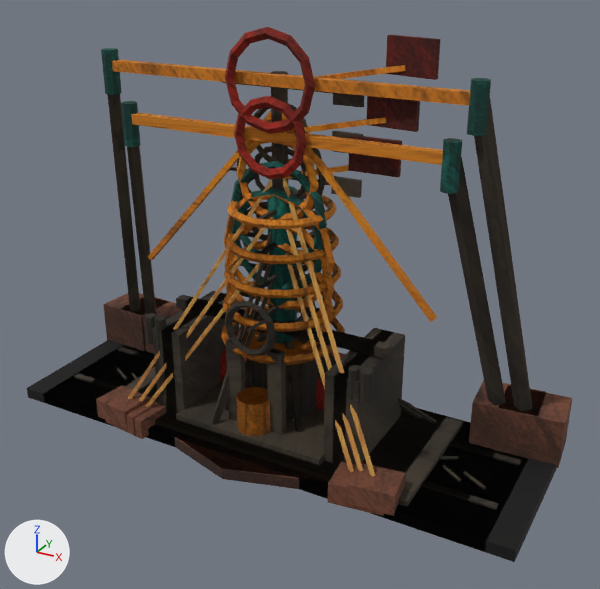
The Blender file pilots/map-rebuild-spike/landmarks/devils-alley/devils-alley-landmarks.blend: old version first, new version second.
Both versions are drawn from a 50 mm camera at (7.62, -13.1, 9.6) aimed at (0.51, -0.17, 3.13). Every picture has the same lights, and +X, +Y and +Z are marked at lower left. The first picture is the older version.

In view in the first picture: 'center-wind-anchor', 'east-wind-anchor', 'north-anchor-gate', 'south-anchor-gate', 'west-wind-anchor'.
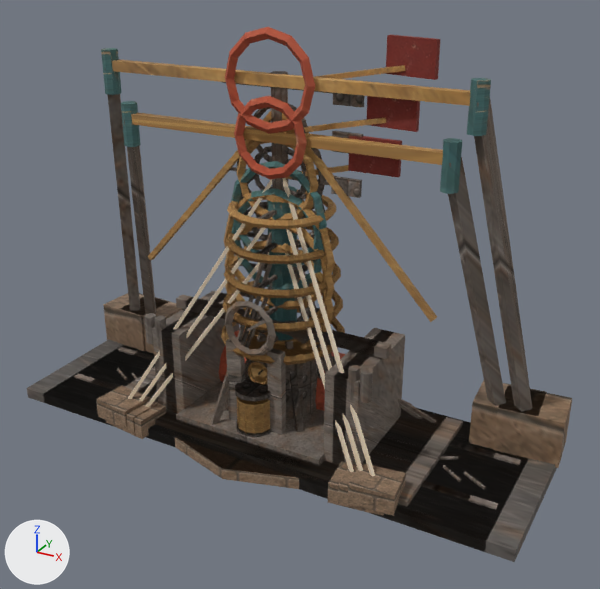
Pixel boxes [x1, y1, x2, y2] of what changed, in the pictures (600 x 589 px):
'north-anchor-gate', surface changed (lighter)
    both: [27, 27, 572, 562]
'south-anchor-gate', surface changed
    both: [43, 96, 547, 552]
'east-wind-anchor', surface changed, reshaped (lighter)
    both: [96, 35, 440, 516]
'center-wind-anchor', surface changed
    both: [106, 96, 420, 516]
'west-wind-anchor', surface changed
    both: [114, 136, 402, 514]
part 1 of me_west_wind_anchor_mesh, added
    after: [271, 239, 299, 253]
part 2 of me_west_wind_anchor_mesh, surface changed
    both: [114, 136, 402, 514]
part 4 of me_east_wind_anchor_mesh, added
    after: [251, 365, 267, 383]
part 5 of me_east_wind_anchor_mesh, added (mostly hidden)
    after: [275, 338, 294, 344]
part 6 of me_east_wind_anchor_mesh, added
    after: [265, 190, 298, 203]
part 7 of me_east_wind_anchor_mesh, added
    after: [236, 422, 271, 437]
part 8 of me_east_wind_anchor_mesh, added
    after: [235, 378, 271, 402]
part 9 of me_east_wind_anchor_mesh, added
    after: [248, 362, 267, 385]
part 10 of me_east_wind_anchor_mesh, surface changed (lighter)
    both: [96, 35, 440, 516]

What the commit changed:
Picture 'devils-alley-landmarks-atlas.png' (img_devils_alley_landmarks_atlas_png) is new.
Material 'Devils-AlleyLandmarkPackMaterial' (mat_devils_alleylandmarkpackmaterial) changes its picture from img_devils_alleylandmarkatlas to img_devils_alley_landmarks_atlas_png.
me_west_wind_anchor_mesh is used by ob_west_wind_anchor; location (0.0, 0.0, 0.0).
me_west_wind_anchor_mesh had 1868 vertices, 1128 faces and spanned x -2.97..2.97, y -2.3..2.3, z 0.0..6.3.
me_west_wind_anchor_mesh now has 2108 vertices, 1302 faces and spans x -2.97..2.97, y -2.3..2.3, z 0.0..6.3.
me_west_wind_anchor_mesh part 1: a new loose piece, an 8-sided cylinder along z spanning x -0.34..0.34, y -0.29..0.39, z 3.95..4.05, in mat_devils_alleylandmarkpackmaterial (picture img_devils_alley_landmarks_atlas_png).
me_west_wind_anchor_mesh part 2: 1124 kept faces spanning x -2.97..2.97, y -2.3..2.3, z 0.0..6.3 get new texture (UV) coordinates.
Other edits to the shape of me_west_wind_anchor_mesh do not show in these pictures.
me_center_wind_anchor_mesh is used by ob_center_wind_anchor; location (0.0, 0.0, 0.0).
me_center_wind_anchor_mesh had 2048 vertices, 1300 faces and spanned x -3.17..3.17, y -2.3..2.3, z 0.0..7.13.
me_center_wind_anchor_mesh now has 2288 vertices, 1474 faces and spans x -3.17..3.17, y -2.3..2.3, z 0.0..7.13.
me_center_wind_anchor_mesh part 3: 1292 kept faces spanning x -3.17..3.17, y -2.3..2.3, z 0.0..7.13 get new texture (UV) coordinates.
Edits to the shape of me_center_wind_anchor_mesh do not show in these pictures.
me_east_wind_anchor_mesh is used by ob_east_wind_anchor; location (0.0, 0.0, 0.0).
me_east_wind_anchor_mesh had 2228 vertices, 1472 faces and spanned x -3.37..3.37, y -2.3..2.3, z 0.0..8.01.
me_east_wind_anchor_mesh now has 2468 vertices, 1646 faces and spans x -3.37..3.37, y -2.3..2.3, z 0.0..8.01.
me_east_wind_anchor_mesh part 4: a new loose piece, a 12-sided cylinder along y spanning x -0.2..0.2, y -0.91..-0.895, z 1.41..1.81, in mat_devils_alleylandmarkpackmaterial (picture img_devils_alley_landmarks_atlas_png).
me_east_wind_anchor_mesh part 5: a new loose piece, an 8-sided cylinder along z spanning x -0.34..0.34, y -0.29..0.39, z 1.94..2.06, in mat_devils_alleylandmarkpackmaterial (picture img_devils_alley_landmarks_atlas_png).
me_east_wind_anchor_mesh part 6: a new loose piece, an 8-sided cylinder along z spanning x -0.34..0.34, y -0.29..0.39, z 4.95..5.05, in mat_devils_alleylandmarkpackmaterial (picture img_devils_alley_landmarks_atlas_png).
me_east_wind_anchor_mesh part 7: a new loose piece, a 10-sided cylinder along z spanning x -0.37..0.37, y -1.49..-0.71, z 0.46..0.56, in mat_devils_alleylandmarkpackmaterial (picture img_devils_alley_landmarks_atlas_png).
me_east_wind_anchor_mesh part 8: a new loose piece, a 10-sided cylinder along z spanning x -0.371..0.371, y -1.49..-0.71, z 1.31..1.41, in mat_devils_alleylandmarkpackmaterial (picture img_devils_alley_landmarks_atlas_png).
me_east_wind_anchor_mesh part 9: a new loose piece of 64 vertices spanning x -0.26..0.26, y -0.95..-0.89, z 1.35..1.87, in mat_devils_alleylandmarkpackmaterial (picture img_devils_alley_landmarks_atlas_png).
me_east_wind_anchor_mesh part 10: 1458 kept faces spanning x -3.37..3.37, y -2.3..2.3, z 0.0..8.01 get new texture (UV) coordinates.
Other edits to the shape of me_east_wind_anchor_mesh do not show in these pictures.
